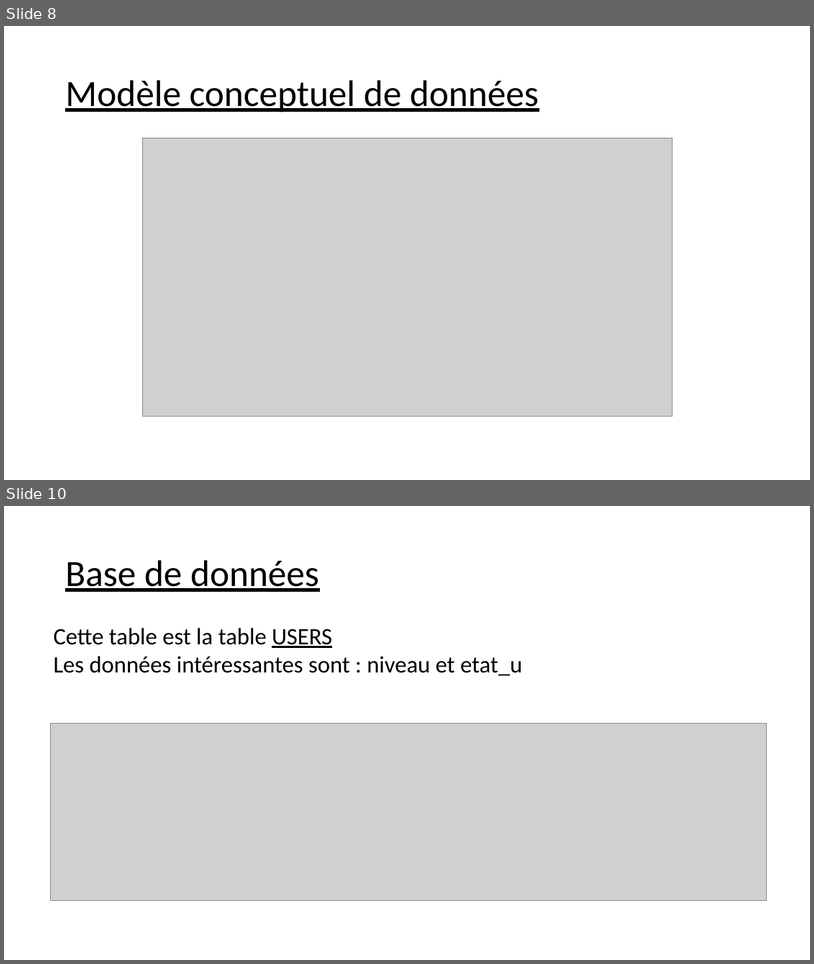
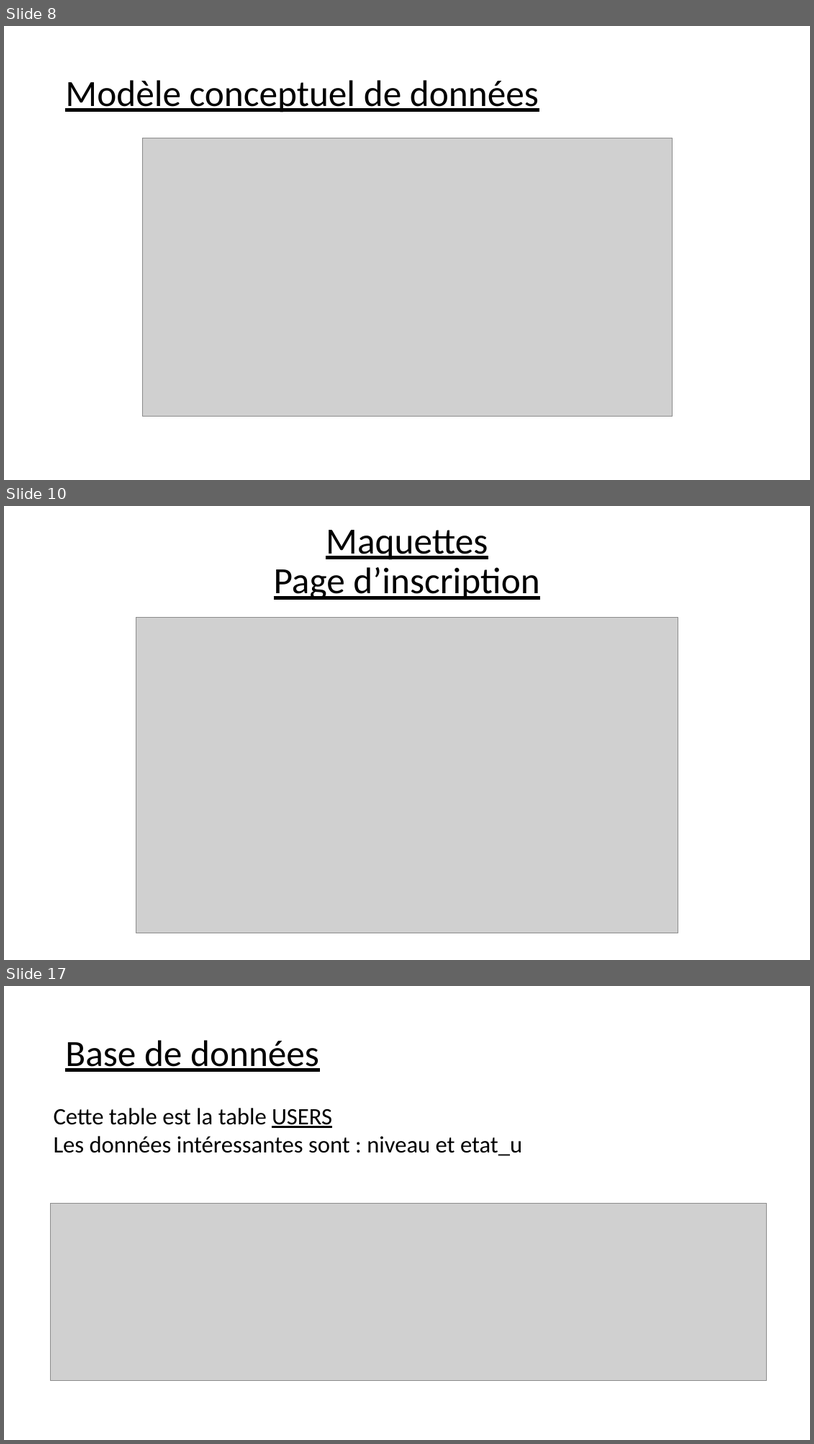
Before and after one commit to Fourkap/PPE_Parking, a slide deck: Documentation/Présentation PPE Parking.pptx. Shown one above the other, each under a label of ours: slides 8 and 10 before the commit, slides 8, 10 and 17 after it; the slides between them are not shown. The pictures are 814x964 and 814x1444 pixels, drawn with LibreOffice and Linux fonts; fonts in the diff are those of the drawing; grey boxes stand for pictures. Boxes give left, top, right and bottom in pixels: in the first picture for what was removed or moved away, otherwise in the second. Text is boxed around its words. In the diff, an @@ line names an element or a change of style, - is before the commit and + after.

```diff
--- a/Documentation/Présentation PPE Parking.pptx
+++ b/Documentation/Présentation PPE Parking.pptx
@@ slide 10 added at (4,506,810,960), background #FFFFFF @@
@@ title added at (274,530,540,600), 44 pt, text #000000, underline @@
+Maquettes
+Page d’inscription
@@ picture added at (136,618,679,932) @@
@@ what was slide 10 is now slide 17 @@
```
Also in this commit, not shown: 9 other slides added, 3 slides removed.
